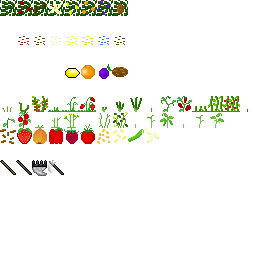
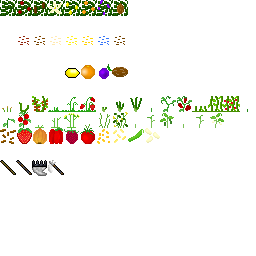
Revision of a layered 256×256 image; what changed, layer by layer:
moved "Pasted Layer #60" above "Pasted Layer #65", painted on it over <box>163,119,173,126</box>
